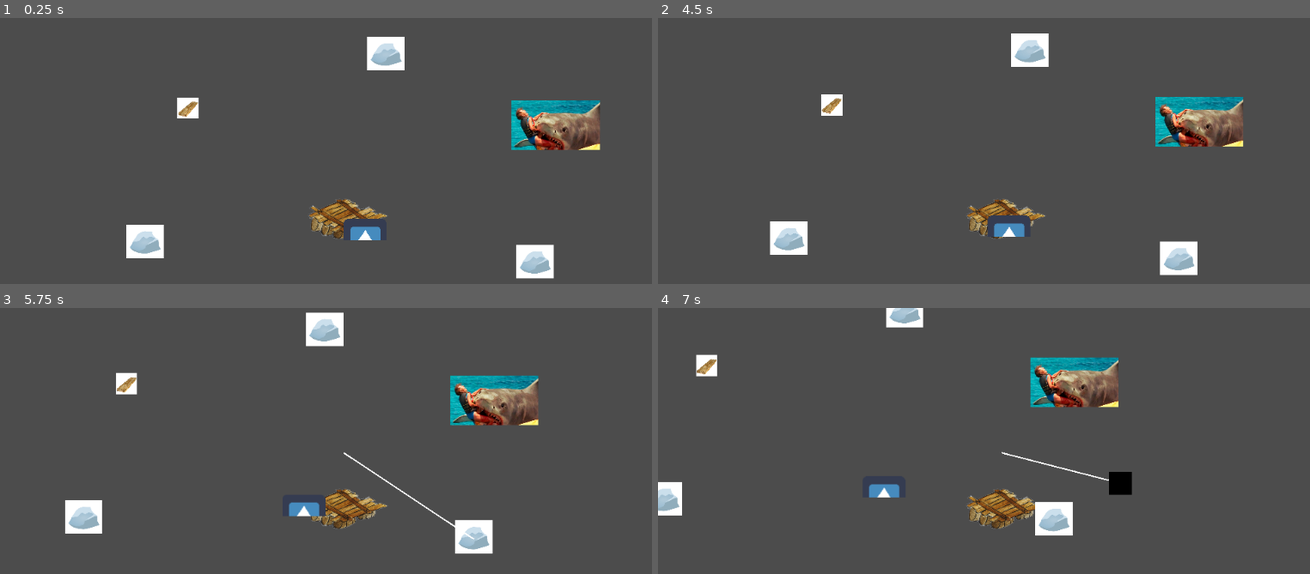
Above: before the commit, frames 1-4 (two rows, left to right).
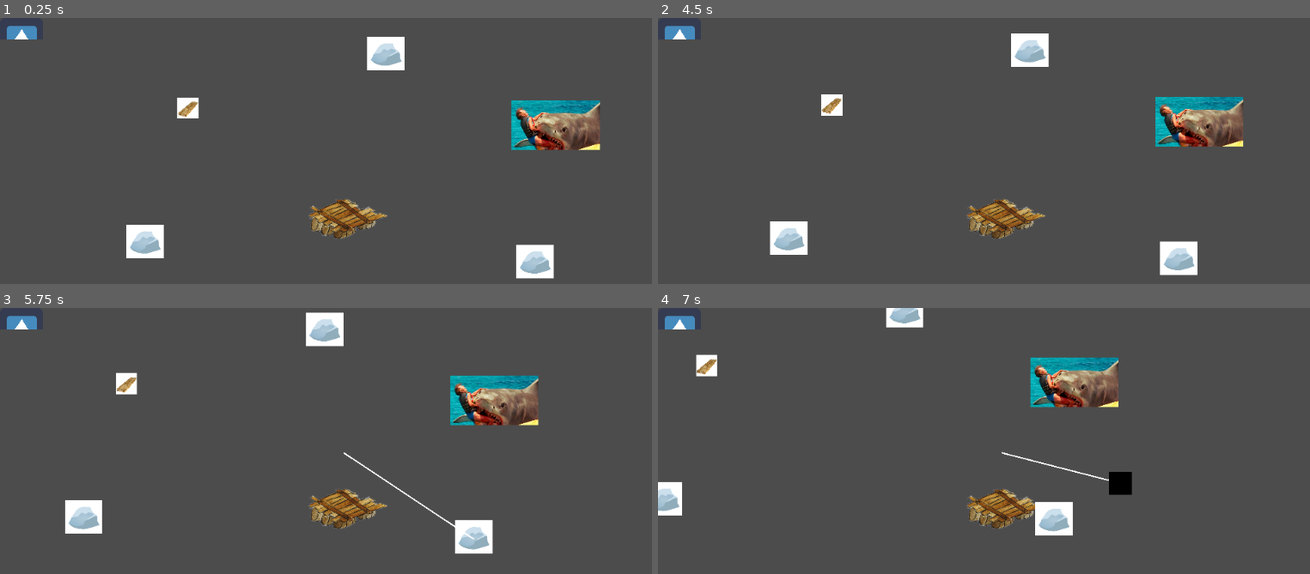
Above: after the commit, the same moments.

Repository: surgura/kwok5
Game: Godot game, scene res://world.tscn
The game is run twice, just before and just after one commit, with the same random seed, the same clock (stepped at 60 frames per second) and the same inputs. The engine's default icon, where the game draws it, is replaced by a stand-in: a white triangle on a blue panel in a dark square.
Inputs (mouse positions are in pixels of both pictures, inside the frame that each line leads up to):
- Up to frame 1 (0.25 s): no input
- Up to frame 2 (4.5 s): tap Enter at 0.5, 3.5 s; move the mouse to (1153, 198) at 0.52 s; click (1153, 198) at 0.6 s; move the mouse to (866, 238) at 1.27 s; click (866, 238) at 1.35 s; tap Space at 2 s; move the mouse to (1068, 129) at 2.02 s; click (1068, 129) at 2.1 s; move the mouse to (outside the picture) at 2.77 s; click (outside the picture) at 2.85 s; move the mouse to (1205, 278) at 3.52 s; click (1205, 278) at 3.6 s; move the mouse to (794, 158) at 4.27 s; click (794, 158) at 4.35 s
- Up to frame 3 (5.75 s): move the mouse to (378, 507) at 5.02 s; click (378, 507) at 5.1 s
- Up to frame 4 (7 s): move the mouse to (899, 409) at 5.77 s; click (899, 409) at 5.85 s; move the mouse to (1153, 488) at 6.52 s; click (1153, 488) at 6.6 s

The runs differ from the first frame. In frame 1, 0.7% of the frame differs, in the area x 1-59%, y 2-84%; in frame 2, 0.7%, in the area x 1-58%, y 2-83%; in frame 3, 0.6%; in frame 4, 0.5%.

Commit message:
gUi follows camera

Diff:
--- a/godot/inventory/scenes/InventoryUI.tscn
+++ b/godot/inventory/scenes/InventoryUI.tscn
@@ -2,7 +2,7 @@
 
 [ext_resource path="res://inventory/services/InventoryService.gd" type="Script" id=1]
 
-[node name="Control" type="Control"]
+[node name="inventory" type="Control"]
 anchor_right = 1.0
 anchor_bottom = 1.0
 script = ExtResource( 1 )
--- a/godot/world.tscn
+++ b/godot/world.tscn
@@ -1,32 +1,36 @@
 [gd_scene load_steps=6 format=2]
 
 [ext_resource path="res://raft.tscn" type="PackedScene" id=1]
-[ext_resource path="res://inventory/scenes/InventoryUI.tscn" type="PackedScene" id=2]
-[ext_resource path="res://floating_items/rock.tscn" type="PackedScene" id=3]
-[ext_resource path="res://floating_items/wooden_plank.tscn" type="PackedScene" id=4]
-[ext_resource path="res://floating_items/shark.tscn" type="PackedScene" id=5]
+[ext_resource path="res://floating_items/rock.tscn" type="PackedScene" id=2]
+[ext_resource path="res://floating_items/wooden_plank.tscn" type="PackedScene" id=3]
+[ext_resource path="res://floating_items/shark.tscn" type="PackedScene" id=4]
+[ext_resource path="res://inventory/scenes/InventoryUI.tscn" type="PackedScene" id=5]
 
 [node name="world" type="Node2D"]
 
 [node name="raft" parent="." instance=ExtResource( 1 )]
-inventory_path = NodePath("../Control")
+inventory_path = NodePath("../gui/inventory")
 
 [node name="camera" type="Camera2D" parent="raft"]
 current = true
+drag_margin_h_enabled = false
+drag_margin_v_enabled = false
 
-[node name="rock" parent="." instance=ExtResource( 3 )]
+[node name="rock" parent="." instance=ExtResource( 2 )]
 position = Vector2( 285.601, 66.8073 )
 
-[node name="rock2" parent="." instance=ExtResource( 3 )]
+[node name="rock2" parent="." instance=ExtResource( 2 )]
 position = Vector2( 63.467, -243.847 )
 
-[node name="rock3" parent="." instance=ExtResource( 3 )]
+[node name="rock3" parent="." instance=ExtResource( 2 )]
 position = Vector2( -295.622, 36.744 )
 
-[node name="wooden_plank" parent="." instance=ExtResource( 4 )]
+[node name="wooden_plank" parent="." instance=ExtResource( 3 )]
 position = Vector2( -232.155, -165.348 )
 
-[node name="shark" parent="." instance=ExtResource( 5 )]
+[node name="shark" parent="." instance=ExtResource( 4 )]
 position = Vector2( 320.675, -138.625 )
 
-[node name="Control" parent="." instance=ExtResource( 2 )]
+[node name="gui" type="CanvasLayer" parent="."]
+
+[node name="inventory" parent="gui" instance=ExtResource( 5 )]
